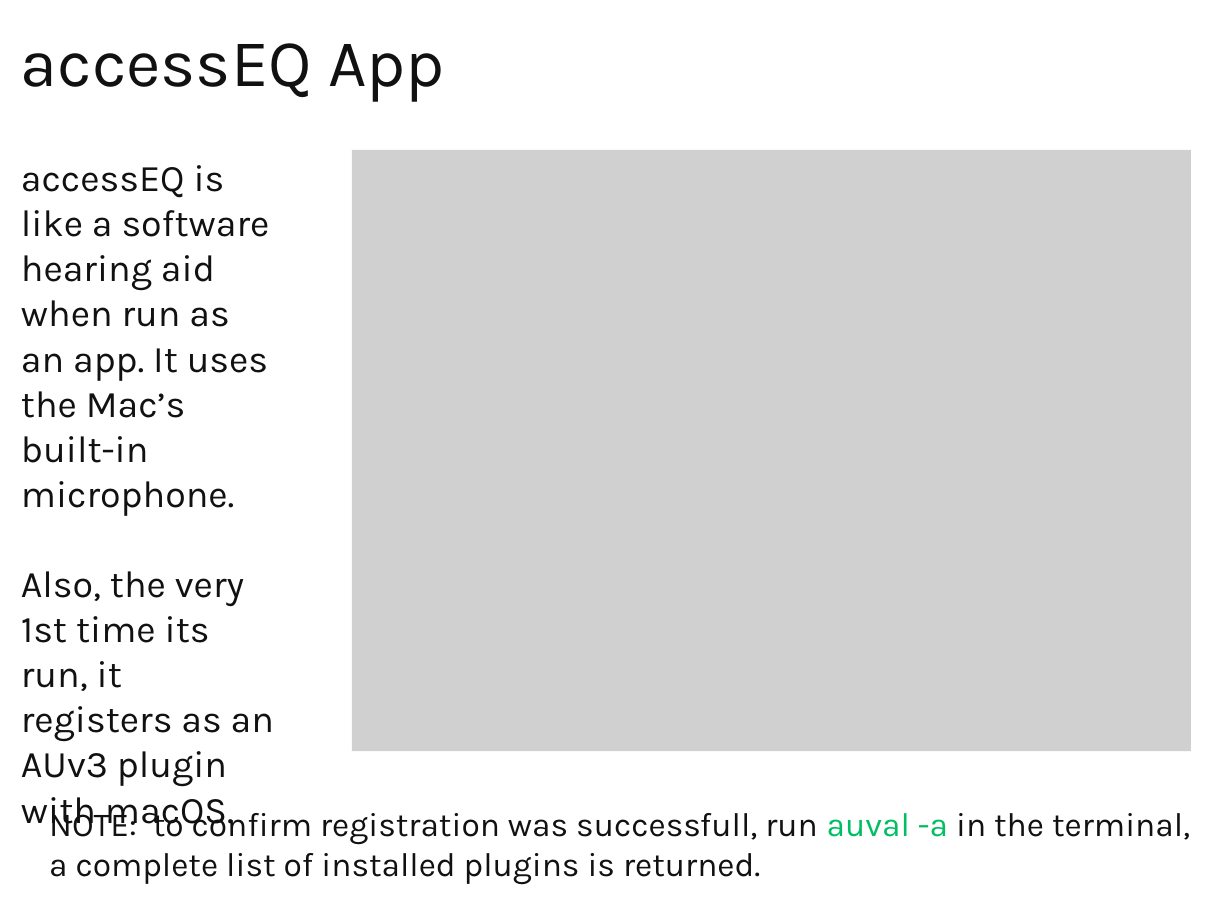
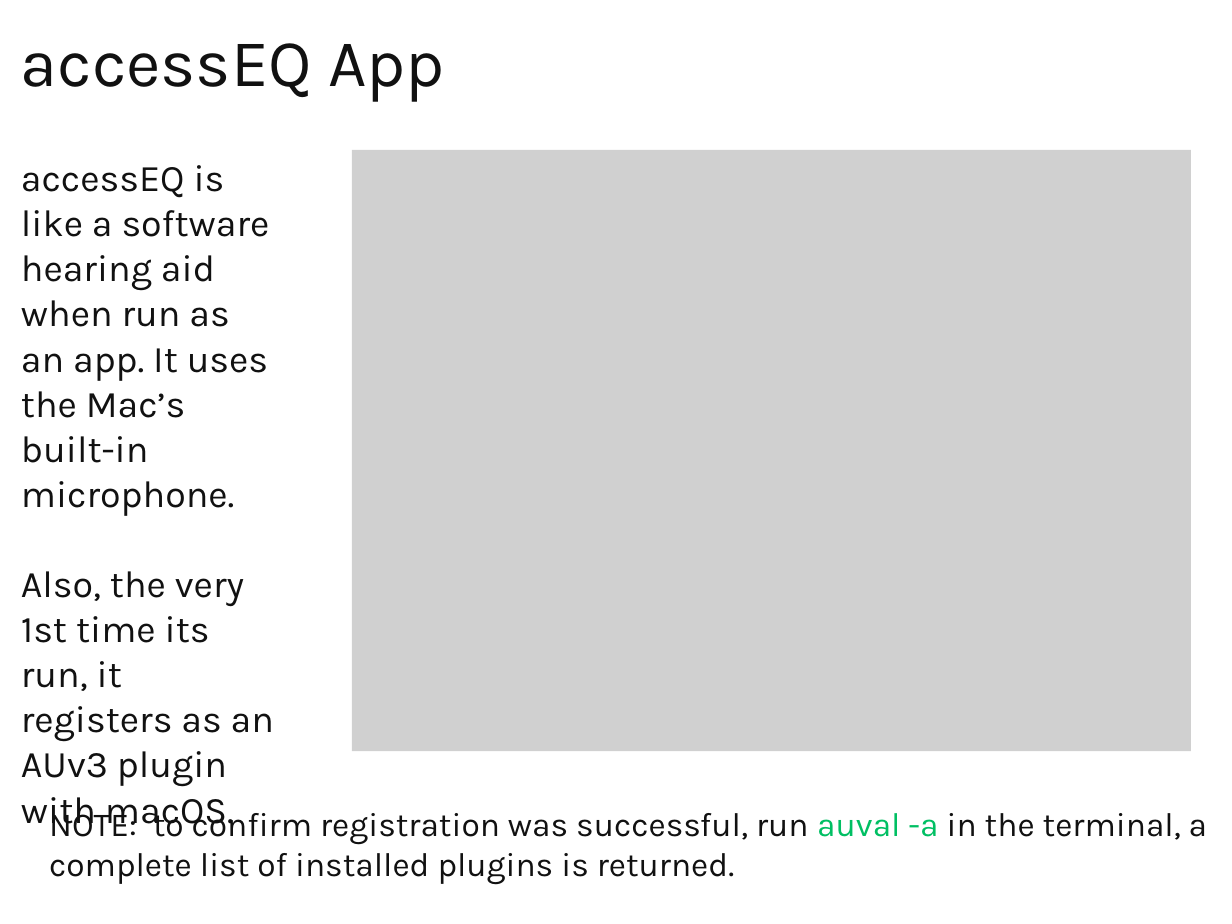
Before and after one commit to TCupolo/accessEQ, a slide deck: slide 5 of Docs/Introducing accessEQ.pptx. Drawn at 1232x924 pixels with LibreOffice and Linux fonts; fonts in the diff are those of the drawing; grey boxes stand for pictures. Boxes give left, top, right and bottom in pixels: in the first picture for what was removed or moved away, otherwise in the second. Text is boxed around its words. In the diff, an @@ line names an element or a change of style, - is before the commit and + after.

```diff
--- a/Docs/Introducing accessEQ.pptx
+++ b/Docs/Introducing accessEQ.pptx
@@ text at <box>49,805,1207,885</box>: text changed @@
-NOTE: to confirm registration was successfull, run auval -a in the terminal, a complete list of installed plugins is returned.
+NOTE: to confirm registration was successful, run auval -a in the terminal, a complete list of installed plugins is returned.
```
Also in this commit, not shown: 3 other slides changed, 2 other files.
